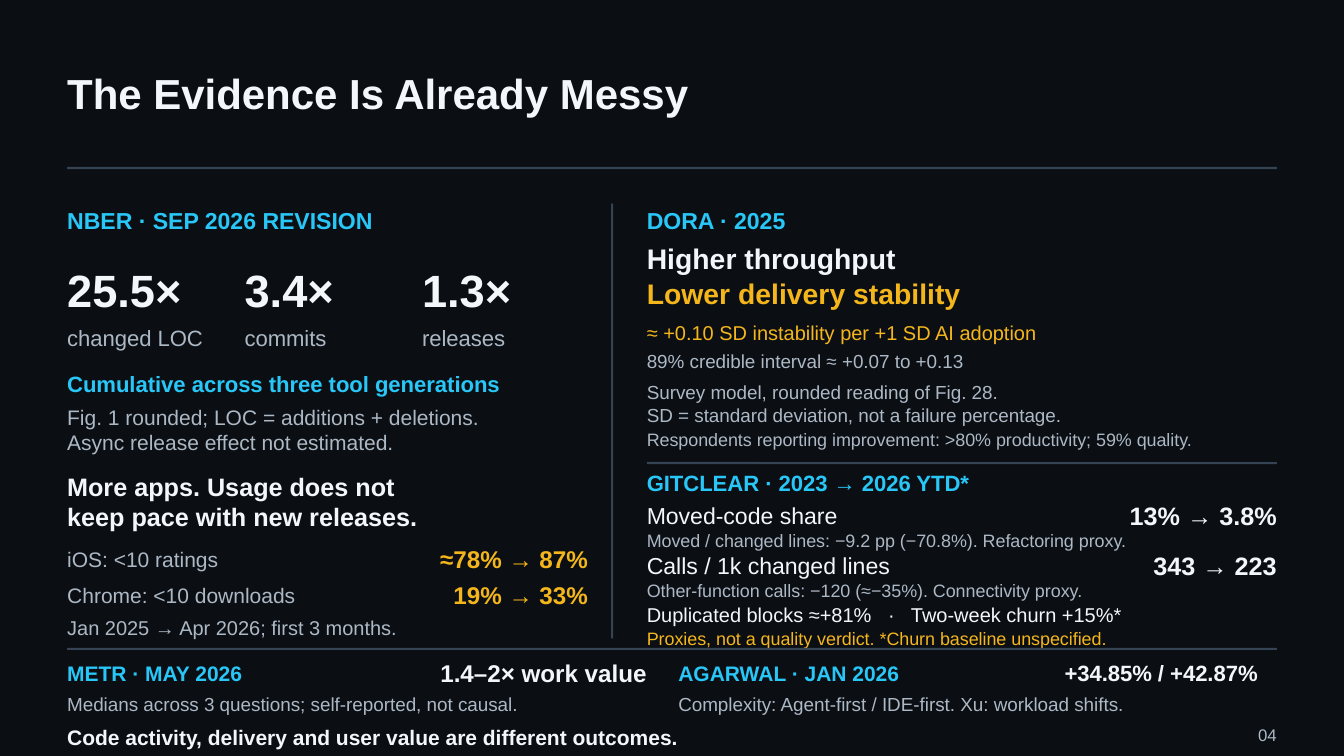
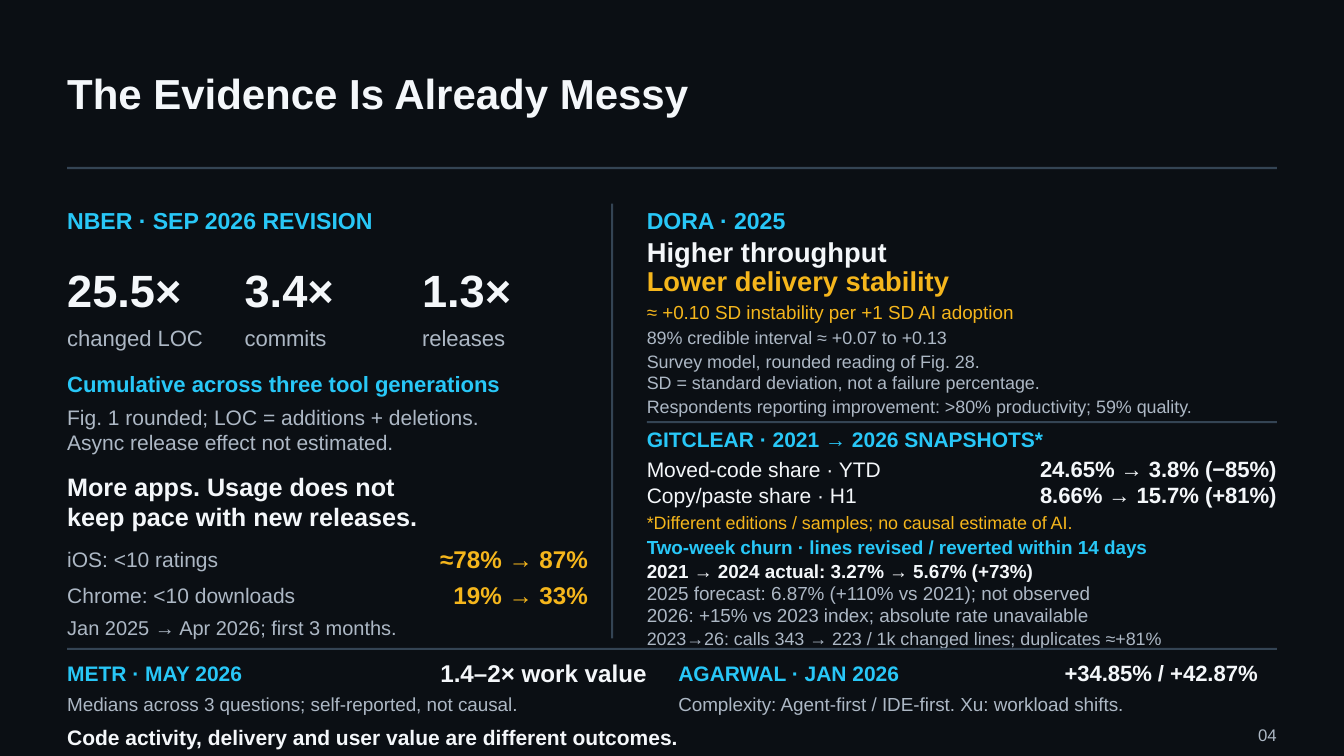
Before and after one commit to UncertaintyArchitectureGroup/uncertainty-architecture, a slide deck: slide 4 of assets/presentations/pmday-2026/ai-changes-both-sides.pptx. Drawn at 1344x756 pixels with LibreOffice and Linux fonts; fonts in the diff are those of the drawing. Boxes give left, top, right and bottom in pixels: in the first picture for what was removed or moved away, otherwise in the second. Text is boxed around its words. In the diff, an @@ line names an element or a change of style, - is before the commit and + after.

Commit message:
docs(pmday): distinguish GitClear historical snapshots and churn baselines

```diff
--- a/assets/presentations/pmday-2026/ai-changes-both-sides.pptx
+++ b/assets/presentations/pmday-2026/ai-changes-both-sides.pptx
@@ text "Higher throughput" at box(647, 242, 887, 267): size 20.2 to 19.5 pt @@
@@ text "Lower delivery stability" at box(647, 271, 949, 296): size 20.2 to 19.5 pt @@
@@ text "Lower delivery stability": place and size @@
-text "Lower delivery stability" at box(647, 283, 960, 310)
+text "Lower delivery stability" at box(647, 271, 949, 296)
@@ text "≈ +0.10 SD instability per ...": place and size @@
-text "≈ +0.10 SD instability per ..." at box(663, 325, 1037, 344)
+text "≈ +0.10 SD instability per ..." at box(662, 305, 1013, 323)
@@ text "≈ +0.10 SD instability per ..." at box(662, 305, 1013, 323): size 14.2 to 13.5 pt @@
@@ text "89% credible interval ≈ +0.07 ...": place and size @@
-text "89% credible interval ≈ +0.07 ..." at box(647, 354, 964, 368)
+text "89% credible interval ≈ +0.07 ..." at box(647, 331, 947, 344)
@@ text "89% credible interval ≈ +0.07 ..." at box(647, 331, 947, 344): size 13.5 to 12.8 pt @@
@@ text "Survey model, rounded reading of ..." at box(647, 355, 1040, 393): size 13.5 to 12.8 pt @@
@@ text "Survey model, rounded reading of ...": place and size @@
-text "Survey model, rounded reading of ..." at box(647, 385, 1061, 426)
+text "Survey model, rounded reading of ..." at box(647, 355, 1040, 393)
@@ text "Respondents reporting improvement: >80% productivity; ...": place and size @@
-text "Respondents reporting improvement: >80% productivity; ..." at box(647, 433, 1192, 450)
+text "Respondents reporting improvement: >80% productivity; ..." at box(647, 400, 1192, 417)
@@ line moved from (647, 463) - (1277, 463) to (647, 422) - (1277, 422) @@
@@ text at box(647, 432, 1043, 448): text changed; size 15.8 to 15 pt @@
-GITCLEAR · 2023 → 2026 YTD*
+GITCLEAR · 2021 → 2026 SNAPSHOTS*
@@ text at box(647, 461, 881, 478): text changed; size 16.5 to 15 pt @@
-Moved-code share
+Moved-code share · YTD
@@ text at box(1040, 461, 1277, 482): text changed; size 18 to 15.8 pt @@
-13% → 3.8%
+24.65% → 3.8% (−85%)
@@ text added at box(647, 487, 857, 507), 15 pt, text #F4F7FA @@
+Copy/paste share · H1
@@ text added at box(1040, 487, 1277, 508), 15.8 pt, text #F4F7FA, bold @@
+8.66% → 15.7% (+81%)
@@ text removed at box(647, 534, 1126, 551) @@
-Moved / changed lines: −9.2 pp (−70.8%). Refactoring proxy.
@@ text added at box(647, 516, 1073, 533), 12.8 pt, text #F5B61C @@
+*Different editions / samples; no causal estimate of AI.
@@ text removed at box(647, 557, 889, 579) @@
-Calls / 1k changed lines
@@ text added at box(647, 540, 1147, 558), 13.5 pt, text #28C7F7, bold @@
+Two-week churn · lines revised / reverted within 14 days
@@ text added at box(647, 564, 1033, 582), 13.5 pt, text #F4F7FA, bold @@
+2021 → 2024 actual: 3.27% → 5.67% (+73%)
@@ text removed at box(1153, 557, 1277, 576) @@
-343 → 223
@@ text removed at box(647, 584, 1082, 601) @@
-Other-function calls: −120 (≈−35%). Connectivity proxy.
@@ text added at box(647, 586, 1090, 604), 13.5 pt, text #ADB8C5 @@
+2025 forecast: 6.87% (+110% vs 2021); not observed
@@ text at box(647, 608, 1088, 625): text changed; size 14.2 to 13.5 pt; text colour #F4F7FA to #ADB8C5 @@
-Duplicated blocks ≈+81% · Two-week churn +15%*
+2026: +15% vs 2023 index; absolute rate unavailable
@@ text at box(647, 632, 1162, 649): text changed; text colour #F5B61C to #ADB8C5 @@
-Proxies, not a quality verdict. *Churn baseline unspecified.
+2023→26: calls 343 → 223 / 1k changed lines; duplicates ≈+81%
```
Also in this commit, not shown: 11 other files.
